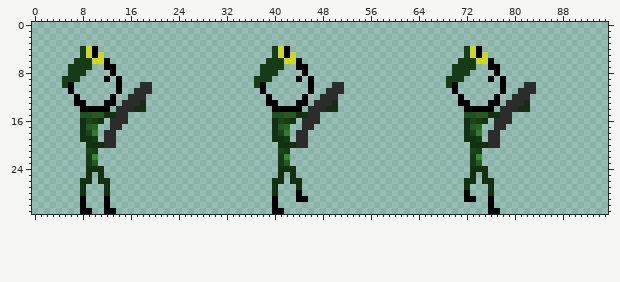
Edited in one commit: sprite sheet (src/main/resources/se233/notcontra/assets/Player/player_walk_shoot_up_side.png). That is the earlier state.
The file is 192x64 pixels, drawn in blocks of 2x2; one block is one cell here. Colours within 5 levels of each other are drawn and written as one.
Now the later version:
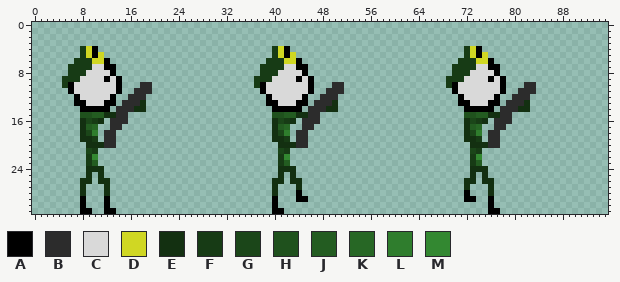
Palette (. is transparent): A #000000  B #2c2c2c  C #d9d9d9  D #d0d723  E #133011  F #173b15  G #1b4619  H #1f511d  J #235c21  K #276725  L #2f7d2d  M #338831
Change:
Changed rows in their new state; - is an unchanged pixel.
first column x 7:
 7 ---CC------------------------------CC------------------------------CC--
 8 --CCCC----------------------------CCCC----------------------------CCCC-
 9 -CCCC-C--------------------------CCCC-C--------------------------CCCC-C
10 CCCCCCC-------------------------CCCCCCC-------------------------CCCCCCC
11 CCCCCCC-------------------------CCCCCCC-------------------------CCCCCCC
12 -CCCCC---------------------------CCCCC---------------------------CCCCC-
13 --CCC-----------------------------CCC-----------------------------CCC--
Where, in picture pixels (left, top, right, bottom), the same in both pictures:
added: (74, 64, 116, 106)
added: (266, 64, 308, 106)
added: (458, 64, 500, 106)
